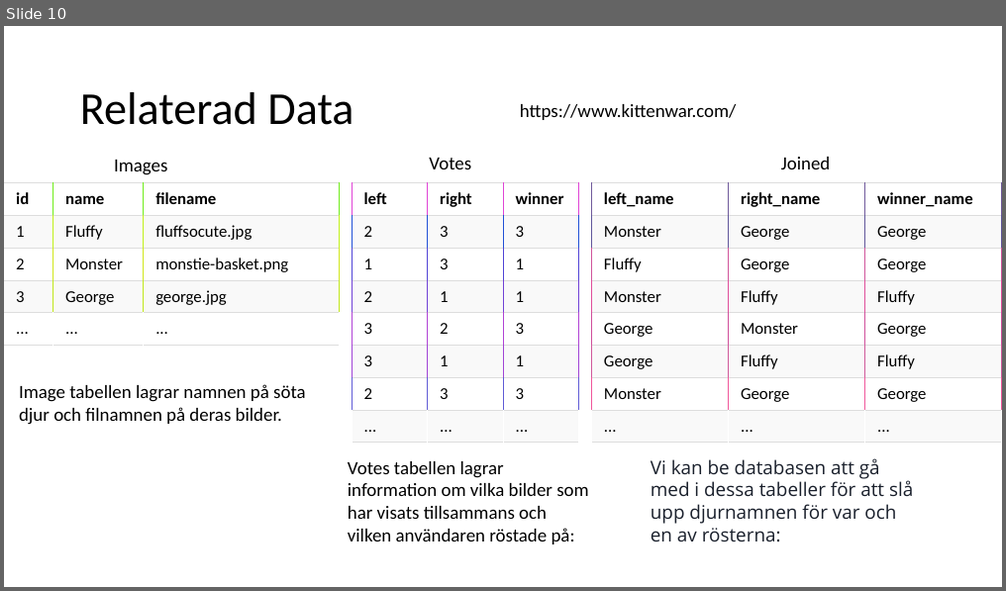
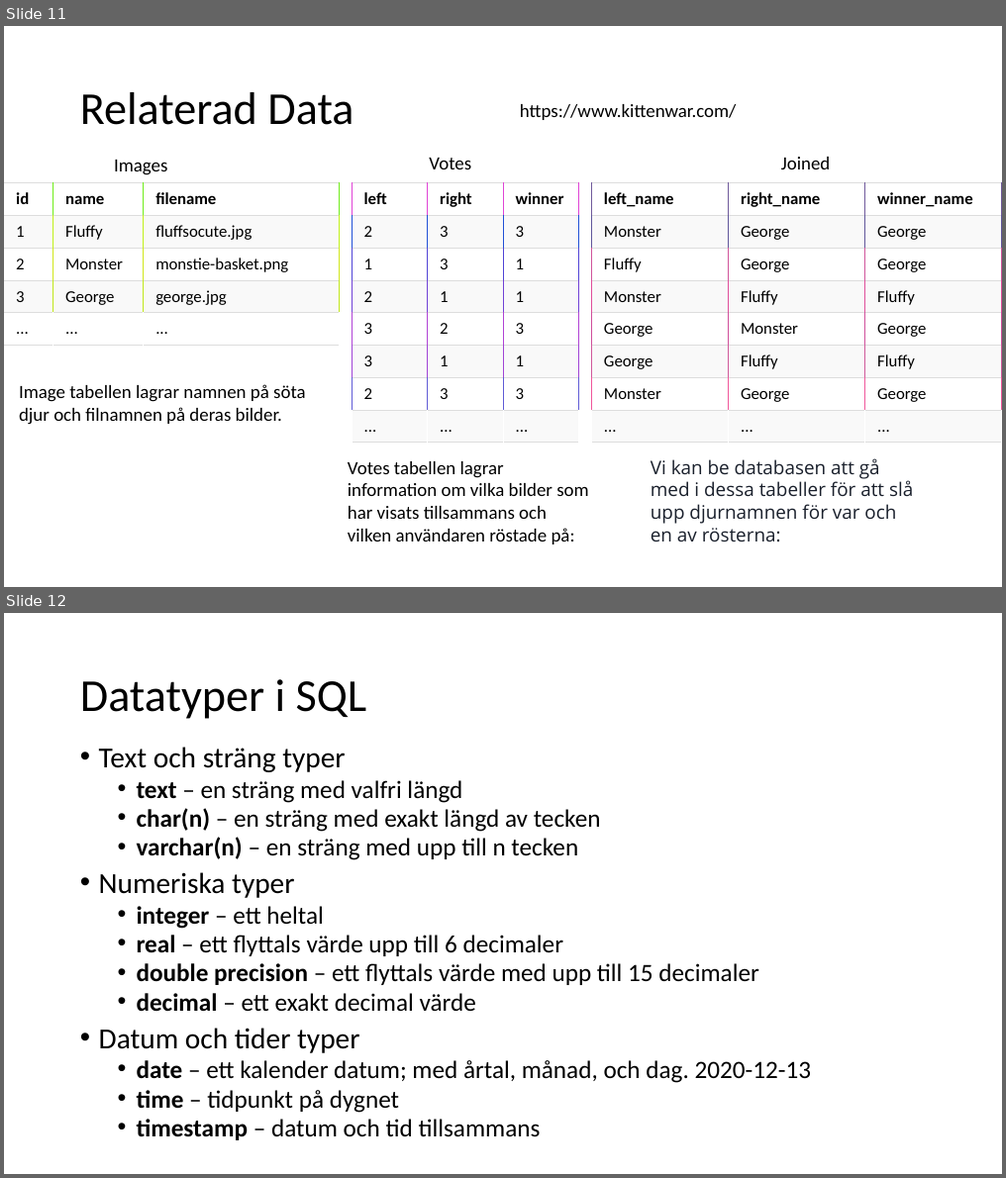
Before and after one commit to abbjetmus/FN-projekt, a slide deck: Relationsdatabaser.pptx. Shown one above the other, each under a label of ours: slide 10 before the commit, slides 11 and 12 after it. The pictures are 1006x591 and 1006x1178 pixels, drawn with LibreOffice and Linux fonts; fonts in the diff are those of the drawing. Boxes give left, top, right and bottom in pixels: in the first picture for what was removed or moved away, otherwise in the second. Text is boxed around its words. In the diff, an @@ line names an element or a change of style, - is before the commit and + after.

```diff
--- a/Relationsdatabaser.pptx
+++ b/Relationsdatabaser.pptx
@@ slide 12 added at [4, 613, 1002, 1174], background #FFFFFF @@
@@ title added at [80, 679, 367, 719], 44 pt, text #000000 @@
+Datatyper i SQL
@@ text added at [99, 747, 811, 1141], 24 pt, text #000000 @@
+• Text och sträng typer
+  • text – en sträng med valfri längd
+  • char(n) – en sträng med exakt längd av tecken
+  • varchar(n) – en sträng med upp till n tecken
+• Numeriska typer
+  • integer – ett heltal
+  • real – ett flyttals värde upp till 6 decimaler
+  • double precision – ett flyttals värde med upp till 15 decimaler
+  • decimal – ett exakt decimal värde
+• Datum och tider typer
+  • date – ett kalender datum; med årtal, månad, och dag. 2020-12-13
+  • time – tidpunkt på dygnet
+  • timestamp – datum och tid tillsammans
@@ what was slide 10 is now slide 11 @@
```
Also in this commit, not shown: 2 slides changed, 2 other slides added, 3 other files.
